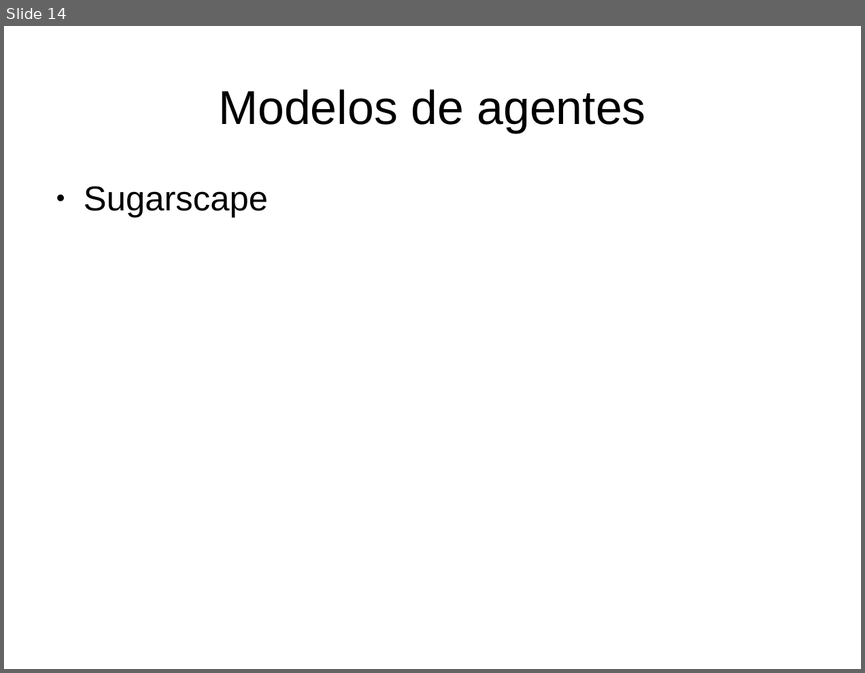
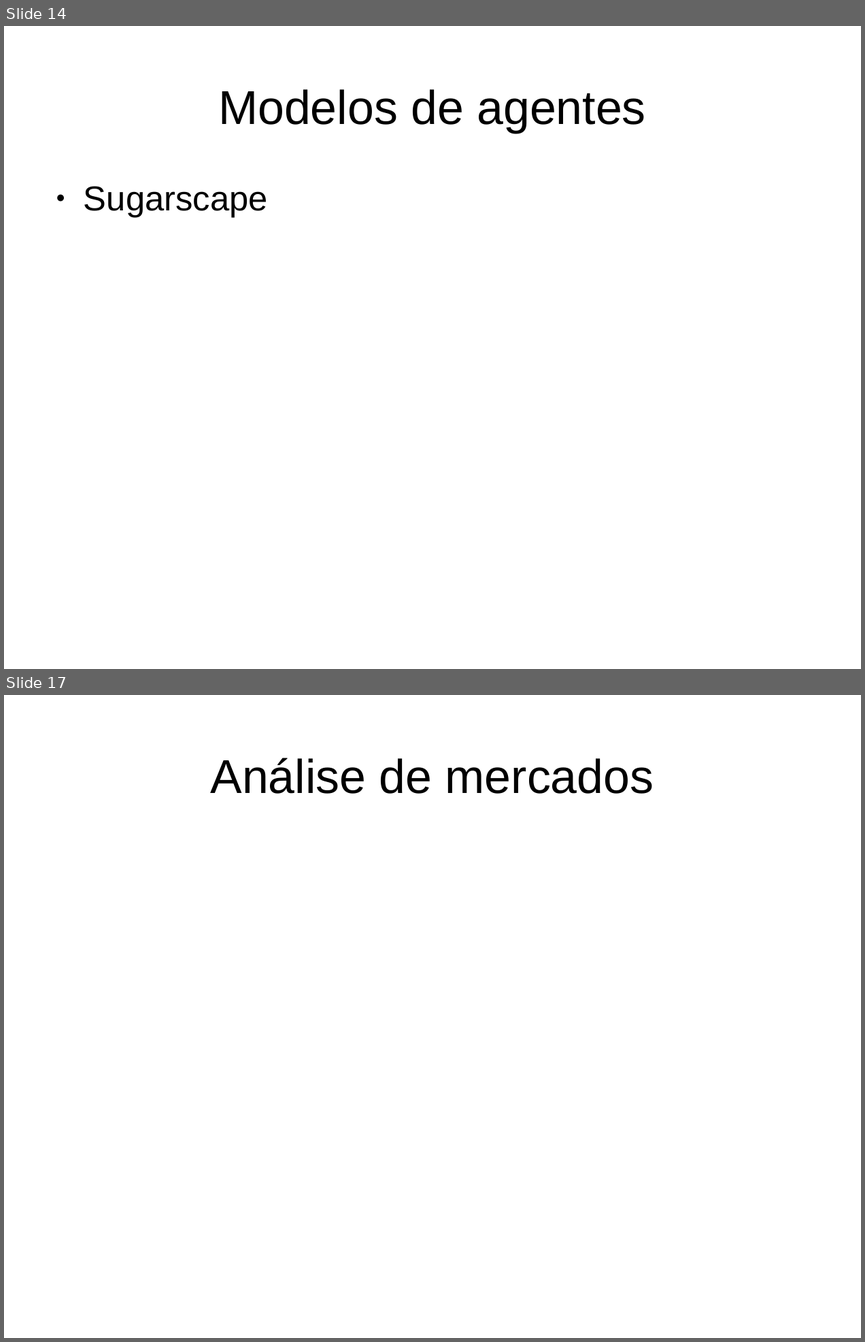
Before and after one commit to alexbprr/agent_modelling, a slide deck: Apresentacao_Marluvas/Marluvas_apresentacao_v2.odp. Shown one above the other, each under a label of ours: slide 14 before the commit, slides 14 and 17 after it; the slides between them are not shown. The pictures are 865x673 and 865x1342 pixels, drawn with LibreOffice and Linux fonts; fonts in the diff are those of the drawing. Boxes give left, top, right and bottom in pixels: in the first picture for what was removed or moved away, otherwise in the second. Text is boxed around its words. In the diff, an @@ line names an element or a change of style, - is before the commit and + after.

```diff
--- a/Apresentacao_Marluvas/Marluvas_apresentacao_v2.odp
+++ b/Apresentacao_Marluvas/Marluvas_apresentacao_v2.odp
@@ slide 17 added at <box>4,695,861,1338</box>, background #FFFFFF @@
@@ title added at <box>211,758,654,794</box>, 44 pt, text #000000 @@
+Análise de mercados
```
Also in this commit, not shown: 1 slide changed, 2 other slides added.
